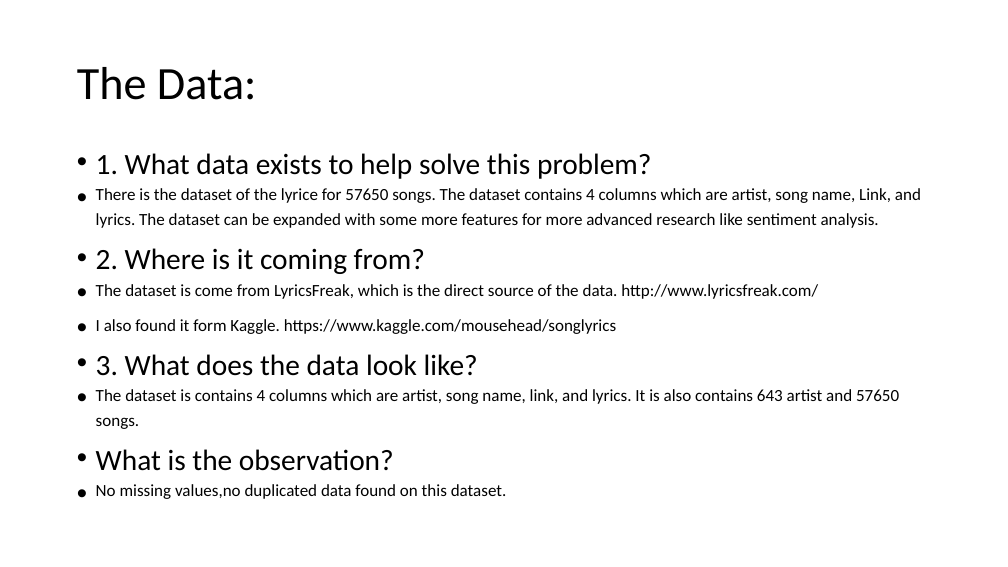
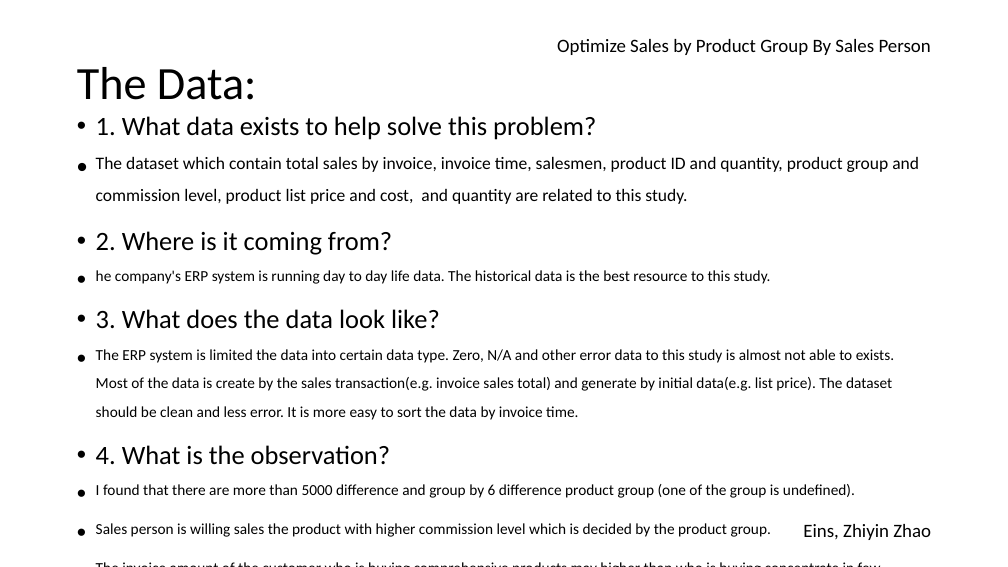
Before and after one commit to EinsZhao/DS-SF-36, a slide deck: slide 2 of final-project/1/Final-project-EinsZhao.pptx (slide 3 before the commit). Drawn at 1008x567 pixels with LibreOffice and Linux fonts; fonts in the diff are those of the drawing. Boxes give left, top, right and bottom in pixels: in the first picture for what was removed or moved away, otherwise in the second. Text is boxed around its words. In the diff, an @@ line names an element or a change of style, - is before the commit and + after.

```diff
--- a/final-project/1/Final-project-EinsZhao.pptx
+++ b/final-project/1/Final-project-EinsZhao.pptx
@@ text added at [557, 39, 931, 55], 18 pt, text #000000 @@
+Optimize Sales by Product Group By Sales Person
@@ text "1. What data exists to ...": place and size @@
-text "1. What data exists to ..." at [96, 153, 921, 499]
+text "1. What data exists to ..." at [96, 116, 919, 537]
@@ text at [96, 116, 596, 329]: size 28 to 25.2 pt in "1. What data exists to help solve ...", "2. Where is it coming from?", "3. What does the data look like?"; line spacing 0.7 to 0.9 @@
@@ text at [96, 156, 919, 204]: text changed; size 28 to 28.8 pt @@
-• There is the dataset of the lyrice for 57650 songs. The dataset contains 4 columns which are artist, song name, Link, and lyrics. The dataset can be expanded with some more features for more advanced research like sentiment analysis.
+• The dataset which contain total sales by invoice, invoice time, salesmen, product ID and quantity, product group and commission level, product list price and cost, and quantity are related to this study.
@@ text at [96, 270, 771, 284]: text changed; size 28 to 25.2 pt @@
-• The dataset is come from LyricsFreak, which is the direct source of the data. http://www.lyricsfreak.com/
-• I also found it form Kaggle. https://www.kaggle.com/mousehead/songlyrics
+• he company's ERP system is running day to day life data. The historical data is the best resource to this study.
@@ text at [96, 349, 894, 537]: text changed; size 28 to 25.2 pt @@
-• The dataset is contains 4 columns which are artist, song name, link, and lyrics. It is also contains 643 artist and 57650 songs.
-• What is the observation?
-• No missing values,no duplicated data found on this dataset.
+• The ERP system is limited the data into certain data type. Zero, N/A and other error data to this study is almost not able to exists. Most of the data is create by the sales transaction(e.g. invoice sales total) and generate by initial data(e.g. list price). The dataset should be clean and less error. It is more easy to sort the data by invoice time.
+• 4. What is the observation?
+• I found that there are more than 5000 difference and group by 6 difference product group (one of the group is undefined).
+• Sales person is willing sales the product with higher commission level which is decided by the product group.
+• The invoice amount of the customer who is buying comprehensive products may higher than who is buying concentrate in few products.
@@ text added at [803, 524, 931, 540], 18 pt, text #000000 @@
+Eins, Zhiyin Zhao
```
Also in this commit, not shown: 2 other slides changed, 3 slides added, 1 slide removed, 24 other files.
